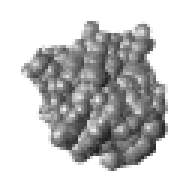
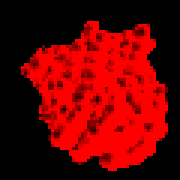
Before/after of a 180×180 layered artwork. What changed in the layer stack:
hid "Pasted Layer" over [21,21,168,171]
added layer "reflection" above "color 1" over [21,21,168,168]
added layer "color 1" above "bg" over [21,21,168,171]
added layer "bg" over [0,0,180,180]
